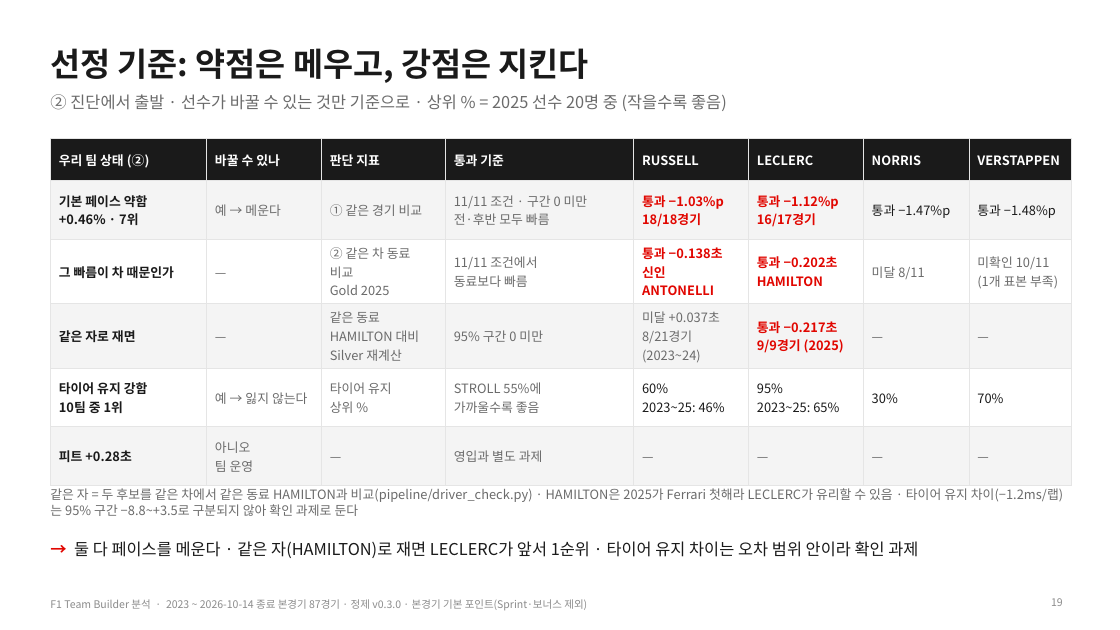
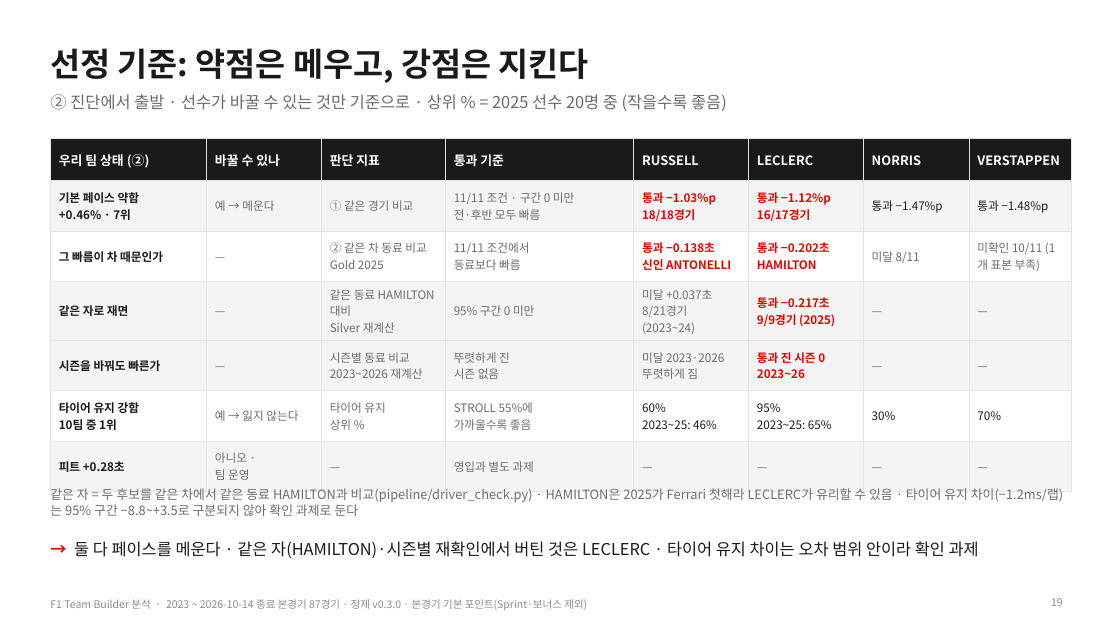
Before and after one commit to encore-ai-campus/mlo-02-p2-team1, a slide deck: slide 19 of docs/F1_TeamBuilder_발표자료.pptx. Drawn at 1120x630 pixels with LibreOffice and Linux fonts; fonts in the diff are those of the drawing. Boxes give left, top, right and bottom in pixels: in the first picture for what was removed or moved away, otherwise in the second. Text is boxed around its words. In the diff, an @@ line names an element or a change of style, - is before the commit and + after.

```diff
--- a/docs/F1_TeamBuilder_발표자료.pptx
+++ b/docs/F1_TeamBuilder_발표자료.pptx
@@ table at [50,139,1072,484] @@
+row 5: 시즌을 바꿔도 빠른가 | — | 시즌별 동료 비교 / 2023~2026 재계산 | 뚜렷하게 진 시즌 없음 | 미달 2023·2026 / 뚜렷하게 짐 | 통과 진 시즌 0 / 2023~26 | — | —
-row 7, column 2: 아니오 / 팀 운영
+row 7, column 2: 아니오 · / 팀 운영
@@ text at [74,541,979,558]: text changed @@
-→ 둘 다 페이스를 메운다 · 같은 자(HAMILTON)로 재면 LECLERC가 앞서 1순위 · 타이어 유지 차이는 오차 범위 안이라 확인 과제
+→ 둘 다 페이스를 메운다 · 같은 자(HAMILTON)·시즌별 재확인에서 버틴 것은 LECLERC · 타이어 유지 차이는 오차 범위 안이라 확인 과제
```
Also in this commit, not shown: 9 other slides changed, 1 slide added, 8 other files.
